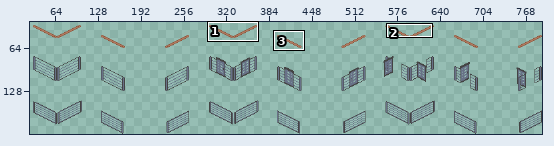
Sprite sheet: Enclosures/Fences/fence_sheet.png. The first picture is a wide view before the edit; the outline marks the close-up.
Close-up. Old version:
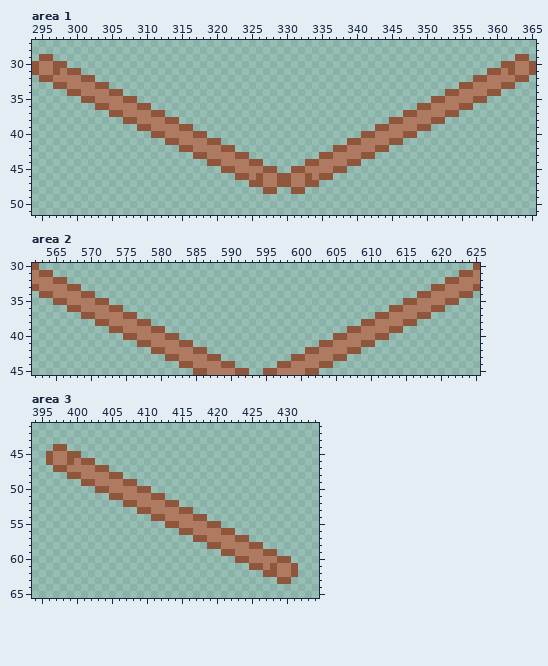
The file is 792x192 pixels. Shown: area 1: x 294..365, y 27..51; area 2: x 562..625, y 30..45; area 3: x 394..434, y 41..65. The wide view leaves out empty margins. The commit also changed other parts of the picture, which this record leaves out.
The same view after the edit:
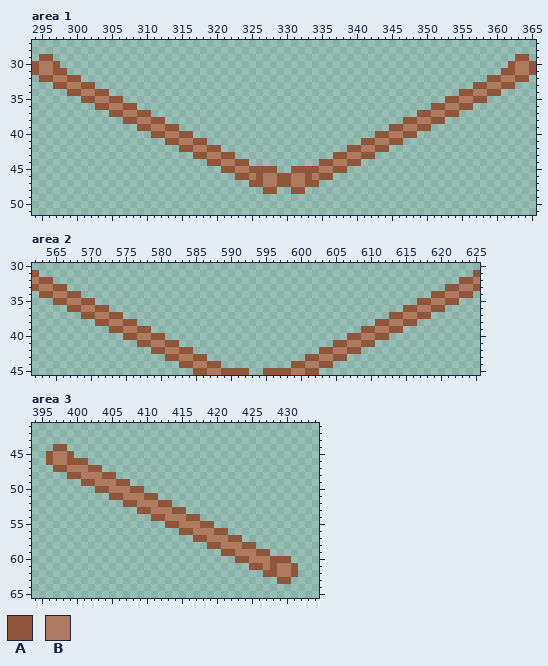
Palette (. is transparent): A #8f563b  B #ae7b62
Changes in this commit:
--- area 1
@@ x 294..365 @@
 29 .AA..................................................................AA.
-30 ABBAA..............................................................AABBA
-31 ABBABAA..........................................................AABABBA
-32 .AABBBBAA......................................................AABBBBAA.
-33 ...AABBBBAA..................................................AABBBBAA...
-34 .....AABBBBAA..............................................AABBBBAA.....
-35 .......AABBBBAA..........................................AABBBBAA.......
-36 .........AABBBBAA......................................AABBBBAA.........
-37 ...........AABBBBAA..................................AABBBBAA...........
-38 .............AABBBBAA..............................AABBBBAA.............
-39 ...............AABBBBAA..........................AABBBBAA...............
-40 .................AABBBBAA......................AABBBBAA.................
-41 ...................AABBBBAA..................AABBBBAA...................
-42 .....................AABBBBAA..............AABBBBAA.....................
-43 .......................AABBBBAA..........AABBBBAA.......................
-44 .........................AABBBBAA......AABBBBAA.........................
-45 ...........................AABBBBAA..AABBBBAA...........................
+30 ABBA................................................................ABBA
+31 ABBAA..............................................................AABBA
+32 .AABBAA..........................................................AABBAA.
+33 ...AABBAA......................................................AABBAA...
+34 .....AABBAA..................................................AABBAA.....
+35 .......AABBAA..............................................AABBAA.......
+36 .........AABBAA..........................................AABBAA.........
+37 ...........AABBAA......................................AABBAA...........
+38 .............AABBAA..................................AABBAA.............
+39 ...............AABBAA..............................AABBAA...............
+40 .................AABBAA..........................AABBAA.................
+41 ...................AABBAA......................AABBAA...................
+42 .....................AABBAA..................AABBAA.....................
+43 .......................AABBAA..............AABBAA.......................
+44 .........................AABBAA..........AABBAA.........................
+45 ...........................AABBAAAA..AAAABBAA...........................
 46 .............................AABABBAABBABAA.............................
--- area 2
@@ x 562..625 @@
-30 A..............................................................A
-31 BAA..........................................................AAB
-32 BBBAA......................................................AABBB
-33 ABBBBAA..................................................AABBBBA
-34 .AABBBBAA..............................................AABBBBAA.
-35 ...AABBBBAA..........................................AABBBBAA...
-36 .....AABBBBAA......................................AABBBBAA.....
-37 .......AABBBBAA..................................AABBBBAA.......
-38 .........AABBBBAA..............................AABBBBAA.........
-39 ...........AABBBBAA..........................AABBBBAA...........
-40 .............AABBBBAA......................AABBBBAA.............
-41 ...............AABBBBAA..................AABBBBAA...............
-42 .................AABBBBAA..............AABBBBAA.................
-43 ...................AABBBBAA..........AABBBBAA...................
-44 .....................AABBBBAA......AABBBBAA.....................
-45 .......................AABBBBAA..AABBBBAA.......................
+30 ................................................................
+31 A..............................................................A
+32 BAA..........................................................AAB
+33 ABBAA......................................................AABBA
+34 .AABBAA..................................................AABBAA.
+35 ...AABBAA..............................................AABBAA...
+36 .....AABBAA..........................................AABBAA.....
+37 .......AABBAA......................................AABBAA.......
+38 .........AABBAA..................................AABBAA.........
+39 ...........AABBAA..............................AABBAA...........
+40 .............AABBAA..........................AABBAA.............
+41 ...............AABBAA......................AABBAA...............
+42 .................AABBAA..................AABBAA.................
+43 ...................AABBAA..............AABBAA...................
+44 .....................AABBAA..........AABBAA.....................
+45 .......................AABBAAAA..AAAABBAA.......................
--- area 3
@@ x 394..434 @@
 44 ...AA....................................
-45 ..ABBAA..................................
-46 ..ABBABAA................................
-47 ...AABBBBAA..............................
-48 .....AABBBBAA............................
-49 .......AABBBBAA..........................
-50 .........AABBBBAA........................
-51 ...........AABBBBAA......................
-52 .............AABBBBAA....................
-53 ...............AABBBBAA..................
-54 .................AABBBBAA................
-55 ...................AABBBBAA..............
-56 .....................AABBBBAA............
-57 .......................AABBBBAA..........
-58 .........................AABBBBAA........
-59 ...........................AABBBBAA......
-60 .............................AABBBBAA....
+45 ..ABBA...................................
+46 ..ABBAAA.................................
+47 ...AABBBAA...............................
+48 .....AABBBAA.............................
+49 .......AABBBAA...........................
+50 .........AABBBAA.........................
+51 ...........AABBBAA.......................
+52 .............AABBBAA.....................
+53 ...............AABBBAA...................
+54 .................AABBBAA.................
+55 ...................AABBBAA...............
+56 .....................AABBBAA.............
+57 .......................AABBBAA...........
+58 .........................AABBBAA.........
+59 ...........................AABBBAA.......
+60 .............................AABBBAAA....
 61 ...............................AABABBA...
